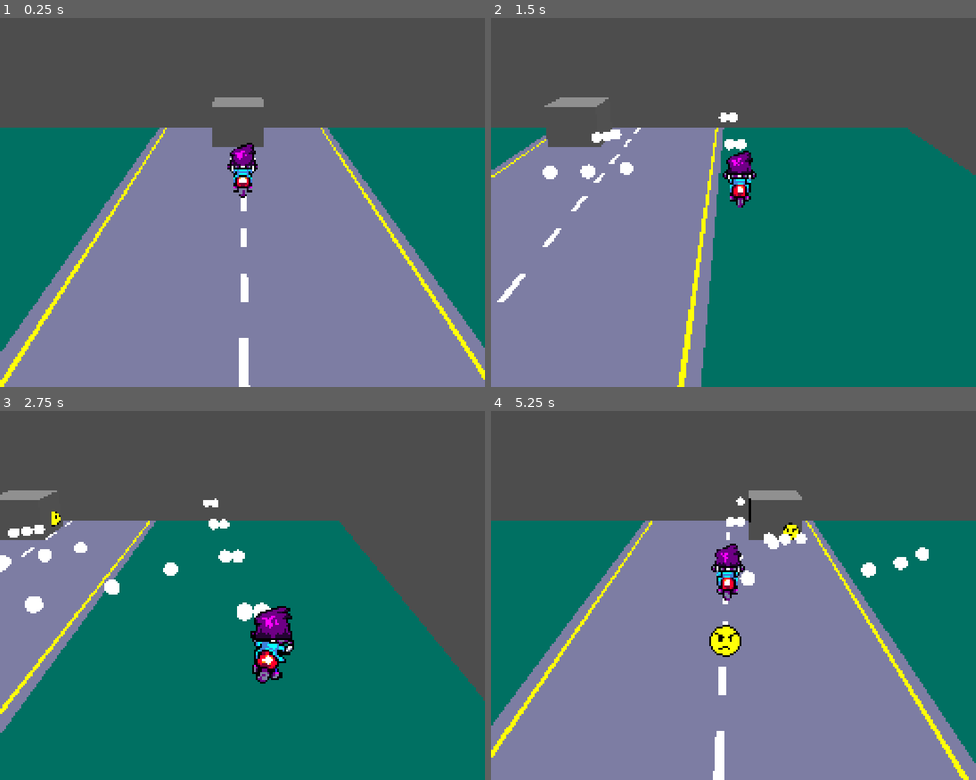
Above: before the commit, frames 1-4 (two rows, left to right).
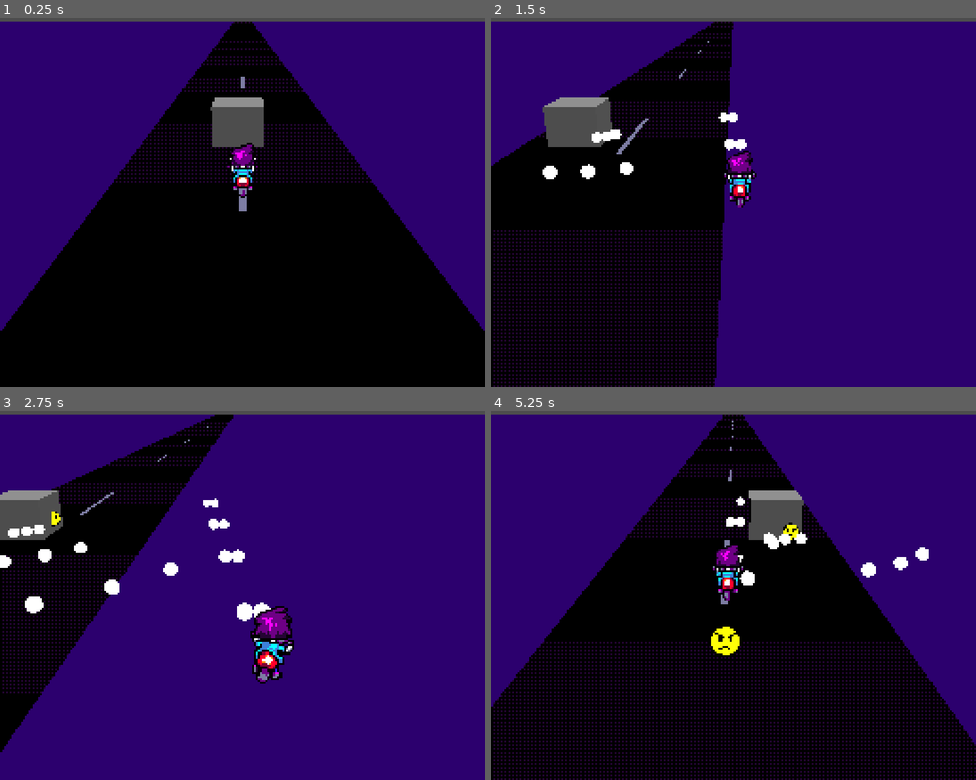
Above: after the commit, the same moments.

Repository: many-hats-team/lospecjam2
Game: Godot game, scene res://main.tscn
The game is run twice, just before and just after one commit, with the same random seed, the same clock (stepped at 60 frames per second) and the same inputs.
Inputs:
- Up to frame 1 (0.25 s): no input
- Up to frame 2 (1.5 s): hold D (player_right) 0.53-1.28 s; hold S (player_down) from 1.28 s (still down)
- Up to frame 3 (2.75 s): release S (player_down) at 2.03 s; hold D (player_right) from 2.03 s (still down)
- Up to frame 4 (5.25 s): release D (player_right) at 2.78 s; hold W (player_up) 2.78-3.53 s; hold A (player_left) 3.53-5.03 s; hold S (player_down) from 5.03 s (still down)

The runs differ from the first frame. In frame 1, 97% of the frame differs, in the area x 0-100%, y 0-100%; in frame 2, 96%; in frame 3, 95%; in frame 4, 96%.

Commit message:
Add road shader

Diff:
--- a/project/main.tscn
+++ b/project/main.tscn
@@ -7,6 +7,7 @@
 [ext_resource type="PackedScene" uid="uid://d1m14kpdnhtta" path="res://scenes/protoboss.tscn" id="3_wdbhd"]
 [ext_resource type="Script" path="res://scripts/despawner.gd" id="6_jxhrw"]
 [ext_resource type="PackedScene" uid="uid://dpolfsh15rvao" path="res://scenes/components/enemy_spawner.tscn" id="6_shj7u"]
+[ext_resource type="PackedScene" uid="uid://008g4gtbtf0n" path="res://scenes/road.tscn" id="8_sxc8i"]
 
 [sub_resource type="StandardMaterial3D" id="StandardMaterial3D_pbs84"]
 shading_mode = 0
@@ -53,6 +54,7 @@
 
 [node name="Road" type="MeshInstance3D" parent="World"]
 transform = Transform3D(6, 0, 0, 0, 1, 0, 0, 0, 4, 0, 0, 0)
+visible = false
 mesh = SubResource("PlaneMesh_j8p7f")
 
 [node name="Camera3D" type="Camera3D" parent="World"]
@@ -94,3 +96,5 @@
 wait_time = 2.0
 speed = 2.0
 offset = 2.0
+
+[node name="Road2" parent="World" instance=ExtResource("8_sxc8i")]
--- a/project/scenes/enemy.tscn
+++ b/project/scenes/enemy.tscn
@@ -28,17 +28,6 @@
 shader_parameter/flash_color = Vector3(1, 1, 1)
 shader_parameter/texture_albedo = ExtResource("5_thtv5")
 
-[sub_resource type="SpriteFrames" id="SpriteFrames_euvbi"]
-animations = [{
-"frames": [{
-"duration": 1.0,
-"texture": ExtResource("5_thtv5")
-}],
-"loop": true,
-"name": &"default",
-"speed": 5.0
-}]
-
 [node name="Enemy" type="CharacterBody3D"]
 collision_layer = 4
 collision_mask = 0
@@ -55,4 +44,3 @@
 [node name="Sprite" parent="." instance=ExtResource("3_agvp1")]
 unique_name_in_owner = true
 material_override = SubResource("ShaderMaterial_q1rys")
-sprite_frames = SubResource("SpriteFrames_euvbi")
--- a/project/scenes/player.tscn
+++ b/project/scenes/player.tscn
@@ -8,17 +8,11 @@
 [ext_resource type="Image" uid="uid://cfir12ul7bneh" path="res://assets/player-right.png" id="4_h6qmj"]
 [ext_resource type="Image" uid="uid://dqn6d43fbbih6" path="res://assets/player-center.png" id="6_6sp4o"]
 
-[sub_resource type="StandardMaterial3D" id="StandardMaterial3D_sb7ys"]
-albedo_color = Color(1, 0.560784, 0, 1)
-
-[sub_resource type="CapsuleMesh" id="CapsuleMesh_how0q"]
-material = SubResource("StandardMaterial3D_sb7ys")
-
 [sub_resource type="CapsuleShape3D" id="CapsuleShape3D_stm2o"]
 radius = 0.108389
 height = 0.275174
 
-[sub_resource type="Image" id="Image_ofdx8"]
+[sub_resource type="Image" id="Image_t1gqd"]
 data = {
 "data": PackedByteArray(0, 0, 0, 0, 0, 0, 0, 0, 0, 0, 0, 0, 0, 0, 0, 0, 0, 0, 0, 0, 0, 0, 0, 0, 0, 0, 0, 0, 0, 0, 0, 0, …(34149 unchanged characters)…
 "format": "RGBA8",
@@ -57,12 +51,6 @@
 image_left = ExtResource("3_s7c2x")
 image_right = ExtResource("4_h6qmj")
 
-[node name="MeshInstance3D" type="MeshInstance3D" parent="."]
-transform = Transform3D(0.35, 0, 0, 0, -1.48619e-08, 0.5, 0, -0.34, -2.18557e-08, 0, 0, 0)
-visible = false
-mesh = SubResource("CapsuleMesh_how0q")
-skeleton = NodePath("../..")
-
 [node name="CollisionShape3D" type="CollisionShape3D" parent="."]
 transform = Transform3D(1, 0, 0, 0, -4.37114e-08, 1, 0, -1, -4.37114e-08, 0, 0, 0)
 shape = SubResource("CapsuleShape3D_stm2o")
--- /dev/null
+++ b/project/scenes/road.tscn
@@ -0,0 +1,20 @@
+[gd_scene load_steps=4 format=3 uid="uid://008g4gtbtf0n"]
+
+[ext_resource type="Shader" path="res://shaders/road.gdshader" id="1_2h6e6"]
+
+[sub_resource type="ShaderMaterial" id="ShaderMaterial_4od0w"]
+render_priority = 0
+shader = ExtResource("1_2h6e6")
+shader_parameter/color_offroad = Color(0.176471, 0, 0.431373, 1)
+shader_parameter/color_road = Color(0.14902, 0.0392157, 0.203922, 1)
+shader_parameter/color_road2 = Color(0, 0, 0, 1)
+shader_parameter/color_centerline = Color(0.490196, 0.490196, 0.639216, 1)
+
+[sub_resource type="PlaneMesh" id="PlaneMesh_km5t6"]
+material = SubResource("ShaderMaterial_4od0w")
+
+[node name="Road" type="Node3D"]
+
+[node name="MeshInstance3D" type="MeshInstance3D" parent="."]
+transform = Transform3D(100, 0, 0, 0, 100, 0, 0, 0, 100, 0, 0, 0)
+mesh = SubResource("PlaneMesh_km5t6")
--- a/project/scenes/sprite.tscn
+++ b/project/scenes/sprite.tscn
@@ -32,4 +32,5 @@
 
 [node name="Timer" type="Timer" parent="."]
 unique_name_in_owner = true
+wait_time = 0.1
 autostart = true
--- /dev/null
+++ b/project/shaders/road.gdshader
@@ -0,0 +1,88 @@
+shader_type spatial;
+render_mode unshaded;
+
+const float total_width_m = 200.0;
+const float center_m = 0.5 * total_width_m;
+const float road_width_m = 4.0;
+const float road_section_length_m = 4.0;
+const float centerline_width_m = 0.1;
+const float centerline_length_m = 3.0;
+const float centerline_gap_length_m = 7.0;
+
+const float speed_mps = 30.0;
+
+uniform vec3 color_offroad : source_color;
+uniform vec3 color_road : source_color;
+uniform vec3 color_road2 : source_color;
+uniform vec3 color_centerline : source_color;
+
+float half_unit(float x) {
+	return 0.5 * road_width_m / total_width_m;
+}
+
+float to_unit(float m) {
+	return m / total_width_m;
+}
+
+bool is_unit_within(float x, float lo, float hi) {
+	return x >= lo / total_width_m && x < hi / total_width_m;
+}
+
+bool is_unit_within_centered(float x, float center, float width) {
+	float center_unit = center / total_width_m;
+	float half_w_unit = 0.5 * width / total_width_m;
+	return x >= center_unit - half_w_unit && x < center_unit + half_w_unit;
+}
+
+float time_offset() {
+	return - TIME * (speed_mps / total_width_m);
+}
+
+void vertex() {
+}
+
+vec3 dither(vec4 fragcoord, vec3 a, vec3 b, int weight) {
+	//switch (int(weight * 5.0)) {
+	switch (weight) {
+		case 0:
+			return a;
+		case 1:
+			return mod(fragcoord.x, 2.0) + mod(fragcoord.y, 2.0) < 3.0 ? a : b;
+		case 2:
+			return mod(fragcoord.x + fragcoord.y, 2.0) < 1.0 ? a : b;
+		case 3:
+			return mod(fragcoord.x, 2.0) + mod(fragcoord.y, 2.0) >= 3.0 ? a : b;
+		default:
+			return b;
+	}
+}
+
+void fragment() {
+	if (is_unit_within_centered(UV.x, center_m, road_width_m)) {
+		if (
+			is_unit_within_centered(UV.x, center_m, centerline_width_m)
+			&& is_unit_within(
+				mod(UV.y + time_offset(), to_unit(centerline_length_m + centerline_gap_length_m)),
+				0.0,
+				centerline_length_m
+			)
+		) {
+			ALBEDO = color_centerline;
+		} else if (
+			is_unit_within(
+				mod(UV.y + time_offset(), to_unit(road_section_length_m * 2.0)),
+				0.0,
+				road_section_length_m
+			)
+		) {
+			ALBEDO = dither(FRAGCOORD, color_road, color_road2, 3);
+		} else {
+			//ALBEDO = dither(FRAGCOORD, color_road, color_road2, 3);
+			ALBEDO = color_road2;
+		}
+	} else {
+		ALBEDO = color_offroad;
+	}
+
+
+}
Not shown: 1 places in project/main.tscn that only renumber resources
Not shown: 1 places in project/scenes/enemy.tscn that only renumber resources
Not shown: 2 places in project/scenes/player.tscn that only renumber resources
